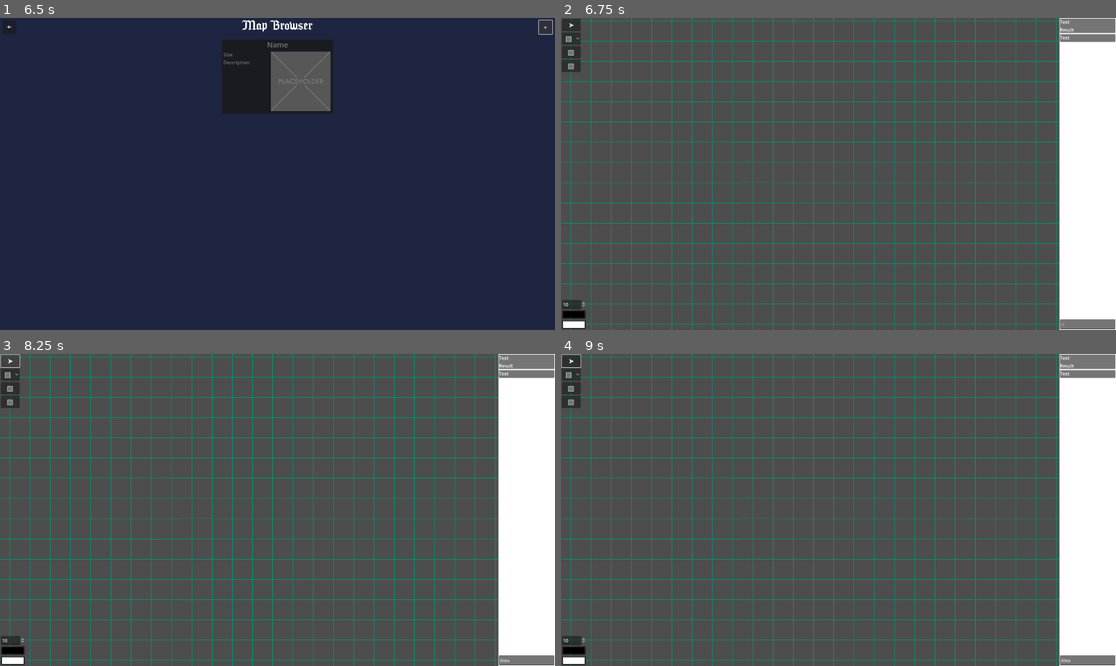
Above: before the commit, frames 1-4 (two rows, left to right).
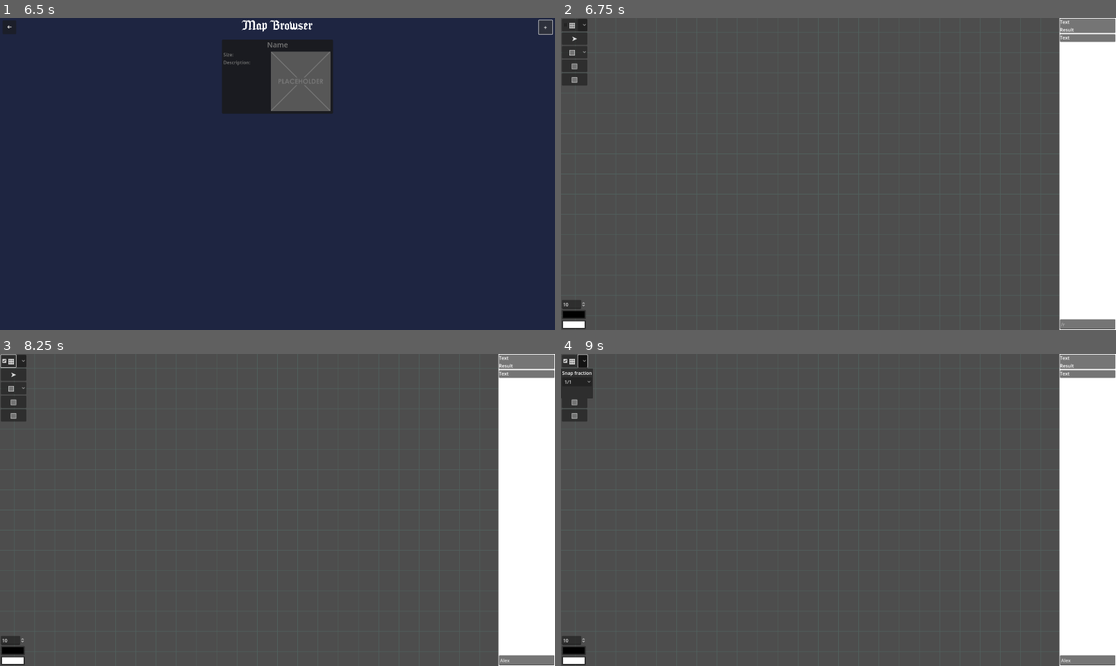
Above: after the commit, the same moments.

Repository: Khazlor/Open-VTT
Game: Godot game, scene res://scenes/main_menu.tscn
Same seed, same stepped clock (60 frames per second), same inputs: the game is played once before the commit and once after it.
Inputs (mouse positions are in pixels of both pictures, inside the frame that each line leads up to):
- Up to frame 1 (6.5 s): click "Campaigns" at 0.5 s; click "➔" at 1.25 s; click "Maps" at 2 s; click "Characters" at 2.75 s; click "Monsters" at 3.5 s; click "O" at 4.25 s; click "Campaigns" at 5 s; click "+" at 5.75 s
- Up to frame 2 (6.75 s): click (838, 77) at 6.5 s
- Up to frame 3 (8.25 s): click (527, 659) at 7.27 s; type "Alex" at 7.35 s; click (11, 360) at 8 s, where only the run after the commit has a clickable "▦"
- Up to frame 4 (9 s): click (583, 360) at 8.77 s

Frame 1 is identical in both runs. In frame 2, 7.0% of the frame differs, in the area x 0-90%, y 0-100%; in frame 3, 7.0%; in frame 4, 7.2%.

Commit message:
Basic Grid system, optimalized mouse position finding when drawing

Diff:
--- a/Godot/UI/map_tools.tscn
+++ b/Godot/UI/map_tools.tscn
@@ -22,6 +22,61 @@
 layout_mode = 2
 size_flags_horizontal = 3
 size_flags_vertical = 0
+
+[node name="SnapPanelContainer" type="PanelContainer" parent="MarginContainer/VBoxContainer"]
+layout_mode = 2
+
+[node name="HBoxContainer" type="HBoxContainer" parent="MarginContainer/VBoxContainer/SnapPanelContainer"]
+layout_mode = 2
+
+[node name="SnapCheckBox" type="CheckBox" parent="MarginContainer/VBoxContainer/SnapPanelContainer/HBoxContainer"]
+layout_mode = 2
+theme_override_font_sizes/font_size = 25
+text = "▦"
+
+[node name="SnapOptions" type="OptionButton" parent="MarginContainer/VBoxContainer/SnapPanelContainer/HBoxContainer"]
+custom_minimum_size = Vector2(20, 0)
+layout_mode = 2
+
+[node name="SnapPopupPanel" type="PopupPanel" parent="MarginContainer/VBoxContainer"]
+title = "Snap Settings"
+position = Vector2i(0, 50)
+size = Vector2i(111, 104)
+
+[node name="VBoxContainer" type="VBoxContainer" parent="MarginContainer/VBoxContainer/SnapPopupPanel"]
+offset_left = 4.0
+offset_top = 4.0
+offset_right = 107.0
+offset_bottom = 100.0
+
+[node name="SnapFractionLabel" type="Label" parent="MarginContainer/VBoxContainer/SnapPopupPanel/VBoxContainer"]
+layout_mode = 2
+text = "Snap fraction"
+
+[node name="SnapFractionOptionButton" type="OptionButton" parent="MarginContainer/VBoxContainer/SnapPopupPanel/VBoxContainer"]
+layout_mode = 2
+item_count = 10
+selected = 0
+popup/item_0/text = "1/1"
+popup/item_0/id = 0
+popup/item_1/text = "1/2"
+popup/item_1/id = 1
+popup/item_2/text = "1/3"
+popup/item_2/id = 2
+popup/item_3/text = "1/4"
+popup/item_3/id = 3
+popup/item_4/text = "1/5"
+popup/item_4/id = 4
+popup/item_5/text = "1/6"
+popup/item_5/id = 5
+popup/item_6/text = "1/7"
+popup/item_6/id = 6
+popup/item_7/text = "1/8"
+popup/item_7/id = 7
+popup/item_8/text = "1/9"
+popup/item_8/id = 8
+popup/item_9/text = "1/10"
+popup/item_9/id = 9
 
 [node name="Select" type="Button" parent="MarginContainer/VBoxContainer"]
 layout_mode = 2
@@ -93,6 +148,9 @@
 
 [connection signal="mouse_entered" from="MarginContainer" to="." method="_on_margin_container_mouse_entered"]
 [connection signal="mouse_exited" from="MarginContainer" to="." method="_on_margin_container_mouse_exited"]
+[connection signal="toggled" from="MarginContainer/VBoxContainer/SnapPanelContainer/HBoxContainer/SnapCheckBox" to="." method="_on_snap_check_box_toggled"]
+[connection signal="pressed" from="MarginContainer/VBoxContainer/SnapPanelContainer/HBoxContainer/SnapOptions" to="." method="_on_snap_options_pressed"]
+[connection signal="item_selected" from="MarginContainer/VBoxContainer/SnapPopupPanel/VBoxContainer/SnapFractionOptionButton" to="." method="_on_snap_fraction_option_button_item_selected"]
 [connection signal="pressed" from="MarginContainer/VBoxContainer/Select" to="." method="_on_select_pressed"]
 [connection signal="item_selected" from="MarginContainer/VBoxContainer/Draw" to="." method="_on_draw_item_selected"]
 [connection signal="pressed" from="MarginContainer/VBoxContainer/Draw" to="." method="_on_draw_pressed"]
--- a/Godot/resources/globals.gd
+++ b/Godot/resources/globals.gd
@@ -1,6 +1,8 @@
 class_name Tool
 extends Node
 
+var snapping = false
+var snappingFraction = 1
 var tool = "rect"
 var colorLines = Color(0,0,0,1)
 var colorBack = Color(1,1,1,1)
--- a/Godot/scenes/map.tscn
+++ b/Godot/scenes/map.tscn
@@ -8,9 +8,17 @@
 [ext_resource type="PackedScene" uid="uid://cs5ssdv7aympf" path="res://componens/roll_panel.tscn" id="6_ijfhq"]
 [ext_resource type="PackedScene" uid="uid://3qgtuhwblt4q" path="res://componens/draw.tscn" id="6_txqn8"]
 [ext_resource type="Texture2D" uid="uid://dk4s6w4hwuvxg" path="res://images/grid_white.png" id="7_uhnxr"]
+[ext_resource type="Shader" path="res://shaders/grid.gdshader" id="9_4m3b1"]
 
 [sub_resource type="TileSet" id="TileSet_xj2wd"]
 tile_size = Vector2i(70, 70)
+
+[sub_resource type="ShaderMaterial" id="ShaderMaterial_nrof3"]
+shader = ExtResource("9_4m3b1")
+shader_parameter/size = Vector2(1280, 720)
+shader_parameter/line_width = 0.1
+shader_parameter/offset = Vector2(0, 0)
+shader_parameter/grid_size = 50.0
 
 [node name="Map" type="Node2D"]
 texture_repeat = 2
@@ -33,7 +41,6 @@
 format = 2
 
 [node name="Camera2D" type="Camera2D" parent="."]
-position = Vector2(576, 320)
 script = ExtResource("1_ihf1l")
 
 [node name="CanvasLayer" type="CanvasLayer" parent="."]
@@ -53,10 +60,18 @@
 [node name="Draw" parent="." instance=ExtResource("6_txqn8")]
 texture_repeat = 2
 
-[node name="Sprite2D" type="Sprite2D" parent="."]
-modulate = Color(0, 0.592157, 0.447059, 1)
+[node name="Node2D" type="Node2D" parent="."]
+material = SubResource("ShaderMaterial_nrof3")
+
+[node name="ParallaxBackground" type="ParallaxBackground" parent="."]
+
+[node name="ParallaxLayer" type="ParallaxLayer" parent="ParallaxBackground"]
+motion_mirroring = Vector2(70000, 70000)
+
+[node name="Sprite2D" type="Sprite2D" parent="ParallaxBackground/ParallaxLayer"]
+modulate = Color(0.360784, 0.545098, 0.509804, 0.309804)
 texture_filter = 2
 texture_repeat = 2
 texture = ExtResource("7_uhnxr")
 region_enabled = true
-region_rect = Rect2(0, 0, 7e+06, 7e+06)
+region_rect = Rect2(0, 0, 70000, 70000)
--- a/Godot/scripts/draw.gd
+++ b/Godot/scripts/draw.gd
@@ -32,11 +32,51 @@
 var flip_x = false
 var flip_y = false
 
+var mouse_pos = Vector2(0,0)
+
+var last_event_pos = Vector2(-1,-1)
+
 func _ready():
 	get_viewport().files_dropped.connect(on_files_dropped) #drag and drop images
 
 func _input(event):
-	#button pressed
+	#button pressed or mouse moved
+	var mouse_pos = get_global_mouse_position()
+	if Globals.snapping == true:
+#		var snapping_camera_adjusted = get_node("../Camera2D").zoom
+#		var snapping_camera_offset = Vector2(fmod(get_node("../Camera2D").position.x, 70), fmod(get_node("../Camera2D").position.y, 70))
+#		if snapping_camera_offset.x < 0:
+#			snapping_camera_offset.x = 70 + snapping_camera_offset.x
+#		if snapping_camera_offset.y < 0:
+#			snapping_camera_offset.y = 70 + snapping_camera_offset.y
+##		print(snapping_camera_adjusted)
+#		print(get_node("../Camera2D").position)
+#		print (event.position)
+#		print (snapping_camera_offset)
+#		var posxmod = fmod((event.position.x + snapping_camera_offset.x), 70 * snapping_camera_adjusted.x)
+#		if posxmod < 70/2:
+#			event.position.x -= posxmod
+#		else:
+#			event.position.x += (70-posxmod)
+#		var posymod = fmod((event.position.y + snapping_camera_offset.y), 70 * snapping_camera_adjusted.y)
+#		if posymod < 70/2:
+#			event.position.y -= posymod
+#		else:
+#			event.position.y += (70-posymod)
+
+#		print(Vector2(fmod(get_node("../Camera2D").position.x, 70), fmod(get_node("../Camera2D").position.y, 70)))
+#		event.position = 70 * round(event.position/70)
+#		print(event.position)
+
+		print(mouse_pos)
+		mouse_pos = round(mouse_pos/(70/Globals.snappingFraction))*(70/Globals.snappingFraction) #snap to grid
+		print(mouse_pos)
+	#skip if position not changed
+#	if last_event_pos == event.position:
+#		return
+#	else:
+#		last_event_pos = event.position
+
 	if Input.is_action_just_pressed("mouseleft") and Globals.mouseOverButton:
 		draw_enable = false
 		return
@@ -194,7 +234,7 @@
 				#just pressed - create objects
 				if pressed:
 					current_panel = Panel.new()
-					begin = (event.position - Vector2(get_viewport().size/2))/get_node("../Camera2D").zoom + get_node("../Camera2D").position
+					begin = mouse_pos
 					current_panel.set_begin(begin)
 					current_panel.set_end(begin)
 					var style = StyleBoxFlat.new()
@@ -206,7 +246,7 @@
 
 			#moved - modify objects
 			if event is InputEventMouseMotion && pressed and Input.is_mouse_button_pressed(MOUSE_BUTTON_LEFT):
-				var end = (event.position - Vector2(get_viewport().size/2))/get_node("../Camera2D").zoom + get_node("../Camera2D").position
+				var end = mouse_pos
 				if begin.x > end.x and begin.y > end.y:
 					current_panel.set_begin(end)
 					current_panel.set_end(begin)
@@ -236,12 +276,12 @@
 					current_line.width = Globals.lineWidth
 					lines.add_child(current_rect)
 					current_rect.add_child(current_line)
-					var pos = (event.position - Vector2(get_viewport().size/2))/get_node("../Camera2D").zoom + get_node("../Camera2D").position
+					var pos = mouse_pos
 					min_max_x_y = Vector4(pos.x, pos.y, pos.x, pos.y)
 					current_line.add_point(pos)
 			#moved - modify objects
 			if event is InputEventMouseMotion && pressed and Input.is_mouse_button_pressed(MOUSE_BUTTON_LEFT):
-				var pos = (event.position - Vector2(get_viewport().size/2))/get_node("../Camera2D").zoom + get_node("../Camera2D").position
+				var pos = mouse_pos
 				if min_max_x_y.x > pos.x: #min x
 					min_max_x_y.x = pos.x
 				if min_max_x_y.y > pos.y: #min y
@@ -258,7 +298,7 @@
 				#just pressed - create objects
 				if pressed:
 					current_panel = Panel.new()
-					begin = (event.position - Vector2(get_viewport().size/2))/get_node("../Camera2D").zoom + get_node("../Camera2D").position
+					begin = mouse_pos
 					current_panel.set_begin(begin)
 					current_panel.set_end(begin)
 					var style = StyleBoxFlat.new()
@@ -270,7 +310,7 @@
 					lines.add_child(current_panel)
 			#moved - modify objects
 			if event is InputEventMouseMotion && pressed and Input.is_mouse_button_pressed(MOUSE_BUTTON_LEFT):
-				var end = (event.position - Vector2(get_viewport().size/2))/get_node("../Camera2D").zoom + get_node("../Camera2D").position
+				var end = mouse_pos
 				if begin.x > end.x and begin.y > end.y:
 					current_panel.set_begin(end)
 					current_panel.set_end(begin)
@@ -316,7 +356,7 @@
 						$Select.remove_child($Select.get_child(0))
 #					if $Select.get_child_count() != 0:
 					select_box = Panel.new()
-					begin = (event.position - Vector2(get_viewport().size/2))/get_node("../Camera2D").zoom + get_node("../Camera2D").position
+					begin = mouse_pos
 					select_box.set_begin(begin)
 					var style = StyleBoxFlat.new()
 					style.bg_color = Color(0.5,0.5,1,0.2)
@@ -489,7 +529,7 @@
 					return
 				#drawing selection bow - update size
 				else:
-					var end = (event.position - Vector2(get_viewport().size/2))/get_node("../Camera2D").zoom + get_node("../Camera2D").position
+					var end = mouse_pos
 					if begin.x > end.x and begin.y > end.y:
 						select_box.set_begin(end)
 						select_box.set_end(begin)
--- a/Godot/scripts/map_tools.gd
+++ b/Godot/scripts/map_tools.gd
@@ -7,7 +7,6 @@
 # Called every frame. 'delta' is the elapsed time since the previous frame.
 func _process(delta):
 	pass
-
 
 
 func _on_draw_item_selected(index):
@@ -54,3 +53,17 @@
 		Globals.tool = "lines"
 	elif index == 2:
 		Globals.tool = "circle"
+
+
+func _on_snap_options_pressed():
+	$MarginContainer/VBoxContainer/SnapPopupPanel.visible = true
+
+
+
+
+func _on_snap_check_box_toggled(button_pressed):
+	Globals.snapping = not Globals.snapping
+
+
+func _on_snap_fraction_option_button_item_selected(index):
+	Globals.snappingFraction = index + 1
--- /dev/null
+++ b/Godot/shaders/grid.gdshader
@@ -0,0 +1,13 @@
+shader_type canvas_item;
+
+uniform vec2 size = vec2(700, 700);
+uniform float line_width : hint_range(0, 1) = 0.1;
+uniform vec2 offset = vec2(0.0, 0.0);
+uniform float grid_size = 70.0;
+
+void fragment() {
+	vec2 r = mod(UV * size, vec2(grid_size));
+	vec2 lines = smoothstep(0.98, 1, r / vec2(grid_size));
+	float alpha = dot(lines, vec2(1.0, 1.0));
+	COLOR.a = alpha;
+}
Not shown: 1 places in Godot/scenes/map.tscn that only renumber resources
Not shown, added: .gitignore
